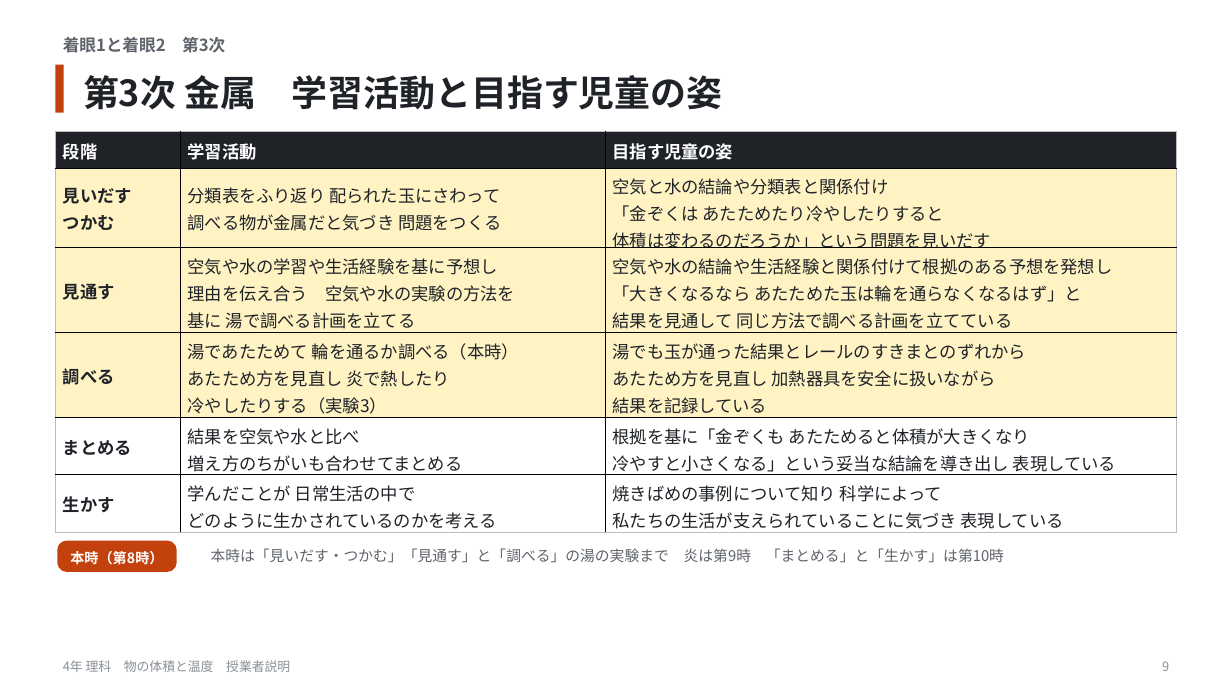
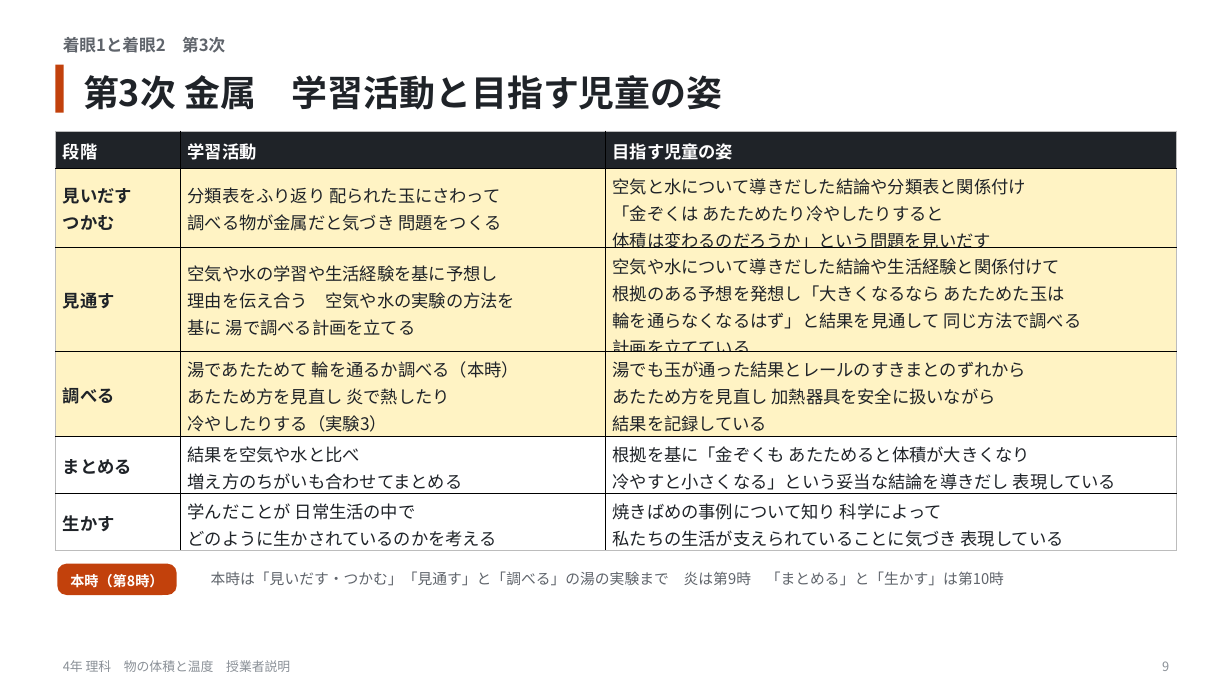
Before and after one commit to A-TOZAK/taiseki-to-ondo, a slide deck: slide 9 of assets/files/jugyosha_slide.pptx. Drawn at 1232x693 pixels with LibreOffice and Linux fonts; fonts in the diff are those of the drawing. Boxes give left, top, right and bottom in pixels: in the first picture for what was removed or moved away, otherwise in the second. Text is boxed around its words. In the diff, an @@ line names an element or a change of style, - is before the commit and + after.

```diff
--- a/assets/files/jugyosha_slide.pptx
+++ b/assets/files/jugyosha_slide.pptx
@@ table at [55,131,1177,555] @@
-row 2, column 3: 空気と水の結論や分類表と関係付け / 「金ぞくは あたためたり冷やしたりすると / 体積は変わるのだろうか」という問題を見いだす
+row 2, column 3: 空気と水について導きだした結論や分類表と関係付け / 「金ぞくは あたためたり冷やしたりすると / 体積は変わるのだろうか」という問題を見いだす
-row 3, column 3: 空気や水の結論や生活経験と関係付けて根拠のある予想を発想し / 「大きくなるなら あたためた玉は輪を通らなくなるはず」と / 結果を見通して 同じ方法で調べる計画を立てている
+row 3, column 3: 空気や水について導きだした結論や生活経験と関係付けて / 根拠のある予想を発想し「大きくなるなら あたためた玉は / 輪を通らなくなるはず」と結果を見通して 同じ方法で調べる / 計画を立てている
-row 5, column 3: 根拠を基に「金ぞくも あたためると体積が大きくなり / 冷やすと小さくなる」という妥当な結論を導き出し 表現している
+row 5, column 3: 根拠を基に「金ぞくも あたためると体積が大きくなり / 冷やすと小さくなる」という妥当な結論を導きだし 表現している
@@ 2 texts, 1 rounded rectangle: place and size @@
-2 texts, 1 rounded rectangle at [57,541,1004,572]
+2 texts, 1 rounded rectangle at [57,564,1004,595]
```
Also in this commit, not shown: 26 other files.
